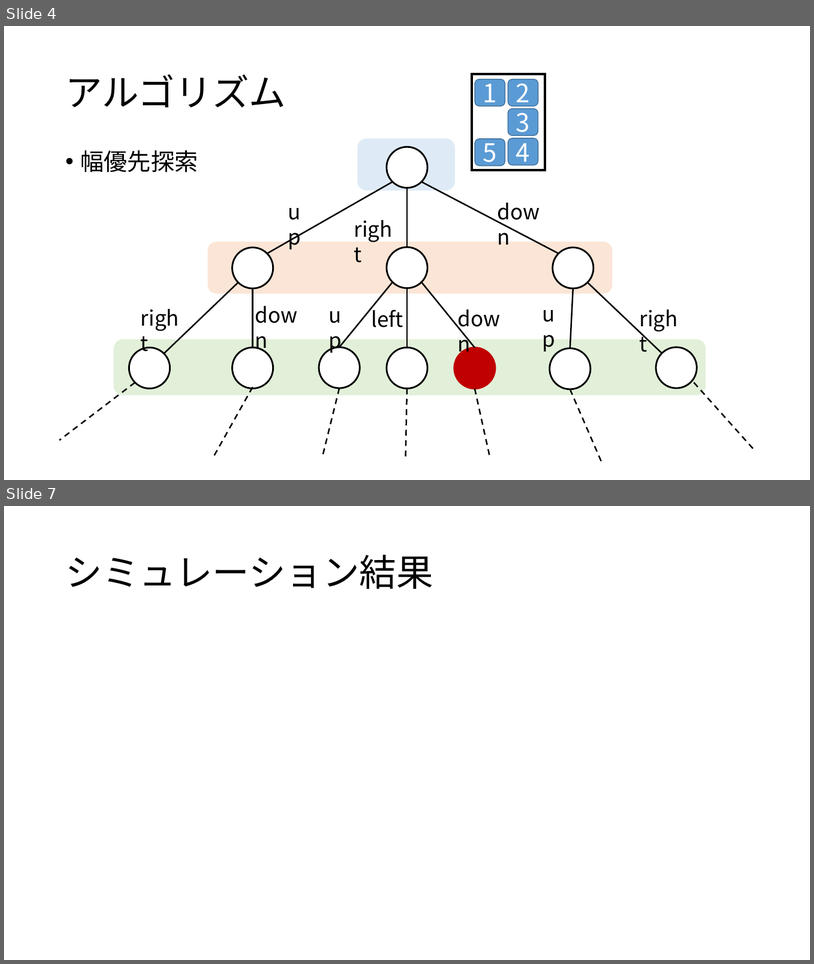
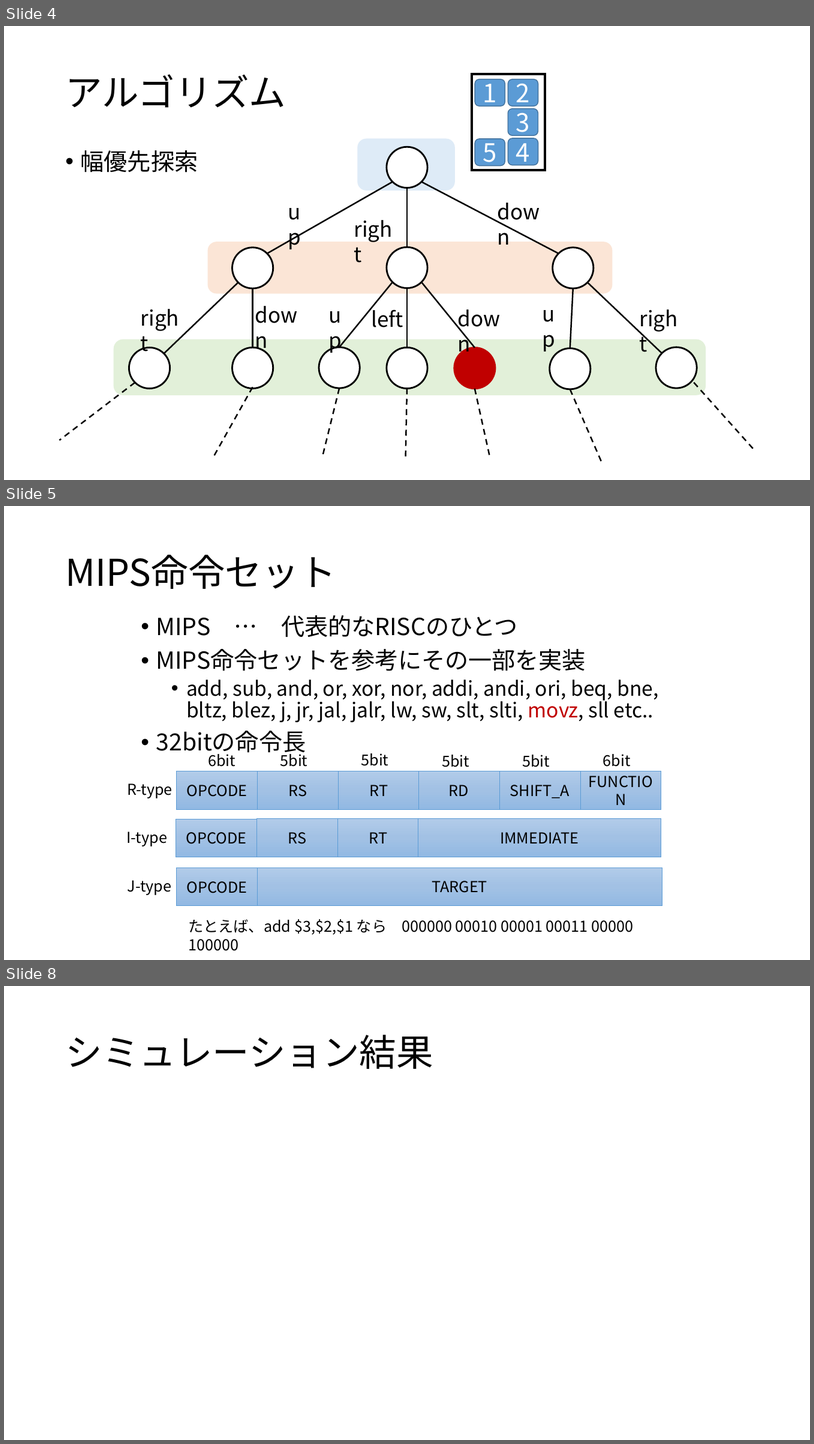
Before and after one commit to uni10/CompSysArch, a slide deck: presentation/Slide.pptx. Shown one above the other, each under a label of ours: slides 4 and 7 before the commit, slides 4, 5 and 8 after it; the slides between them are not shown. The pictures are 814x964 and 814x1444 pixels, drawn with LibreOffice and Linux fonts; fonts in the diff are those of the drawing. Boxes give left, top, right and bottom in pixels: in the first picture for what was removed or moved away, otherwise in the second. Text is boxed around its words. In the diff, an @@ line names an element or a change of style, - is before the commit and + after.

```diff
--- a/presentation/Slide.pptx
+++ b/presentation/Slide.pptx
@@ slide 5 added at <box>4,506,810,960</box>, background #FFFFFF @@
@@ title added at <box>65,555,336,589</box>, 44 pt, text #000000 @@
+MIPS命令セット
@@ text added at <box>156,615,659,757</box>, 24 pt, text #000000 @@
+• MIPS … 代表的なRISCのひとつ
+• MIPS命令セットを参考にその一部を実装
+  • add, sub, and, or, xor, nor, addi, andi, ori, beq, bne, bltz, blez, j, jr, jal, jalr, lw, sw, slt, slti, movz, sll etc..
+• 32bitの命令長
@@ text added at <box>208,750,236,766</box>, 18 pt, text #000000 @@
+6bit
@@ text added at <box>281,750,308,766</box>, 18 pt, text #000000 @@
+5bit
@@ text added at <box>362,753,389,766</box>, 18 pt, text #000000 @@
+5bit
@@ text added at <box>442,754,470,767</box>, 18 pt, text #000000 @@
+5bit
@@ text added at <box>522,754,550,767</box>, 18 pt, text #000000 @@
+5bit
@@ text added at <box>603,754,631,766</box>, 18 pt, text #000000 @@
+6bit
@@ rectangle added at <box>176,771,257,809</box>, fill gradient #B1CBE9 to #A3C1E5 to #93B9E4, outline #5B9BD5 0.5 pt, 18 pt, text #000000 @@
+OPCODE
@@ rectangle added at <box>257,771,339,809</box>, fill gradient #B1CBE9 to #A3C1E5 to #93B9E4, outline #5B9BD5 0.5 pt, 18 pt, text #000000 @@
+RS
@@ rectangle added at <box>339,771,420,809</box>, fill gradient #B1CBE9 to #A3C1E5 to #93B9E4, outline #5B9BD5 0.5 pt, 18 pt, text #000000 @@
+RT
@@ rectangle added at <box>419,771,500,809</box>, fill gradient #B1CBE9 to #A3C1E5 to #93B9E4, outline #5B9BD5 0.5 pt, 18 pt, text #000000 @@
+RD
@@ rectangle added at <box>500,771,581,809</box>, fill gradient #B1CBE9 to #A3C1E5 to #93B9E4, outline #5B9BD5 0.5 pt, 18 pt, text #000000 @@
+SHIFT_A
@@ rectangle added at <box>581,771,662,809</box>, fill gradient #B1CBE9 to #A3C1E5 to #93B9E4, outline #5B9BD5 0.5 pt, 18 pt, text #000000 @@
+FUNCTION
@@ text added at <box>128,783,173,798</box>, 18 pt, text #000000 @@
+R-type
@@ rectangle added at <box>176,819,257,857</box>, fill gradient #B1CBE9 to #A3C1E5 to #93B9E4, outline #5B9BD5 0.5 pt, 18 pt, text #000000 @@
+OPCODE
@@ rectangle added at <box>257,819,338,857</box>, fill gradient #B1CBE9 to #A3C1E5 to #93B9E4, outline #5B9BD5 0.5 pt, 18 pt, text #000000 @@
+RS
@@ rectangle added at <box>338,819,419,857</box>, fill gradient #B1CBE9 to #A3C1E5 to #93B9E4, outline #5B9BD5 0.5 pt, 18 pt, text #000000 @@
+RT
@@ rectangle added at <box>419,819,662,857</box>, fill gradient #B1CBE9 to #A3C1E5 to #93B9E4, outline #5B9BD5 0.5 pt, 18 pt, text #000000 @@
+IMMEDIATE
@@ text added at <box>127,831,168,846</box>, 18 pt, text #000000 @@
+I-type
@@ text added at <box>128,880,172,895</box>, 18 pt, text #000000 @@
+J-type
@@ rectangle added at <box>176,868,257,906</box>, fill gradient #B1CBE9 to #A3C1E5 to #93B9E4, outline #5B9BD5 0.5 pt, 18 pt, text #000000 @@
+OPCODE
@@ rectangle added at <box>257,867,662,905</box>, fill gradient #B1CBE9 to #A3C1E5 to #93B9E4, outline #5B9BD5 0.5 pt, 18 pt, text #000000 @@
+TARGET
@@ text added at <box>188,919,633,934</box>, 18 pt, text #000000 @@
+たとえば、add $3,$2,$1 なら 000000 00010 00001 00011 00000 100000
@@ what was slide 7 is now slide 8 @@
```
Also in this commit, not shown: 2 slides changed, 1 other slide added, 2 slides removed.
